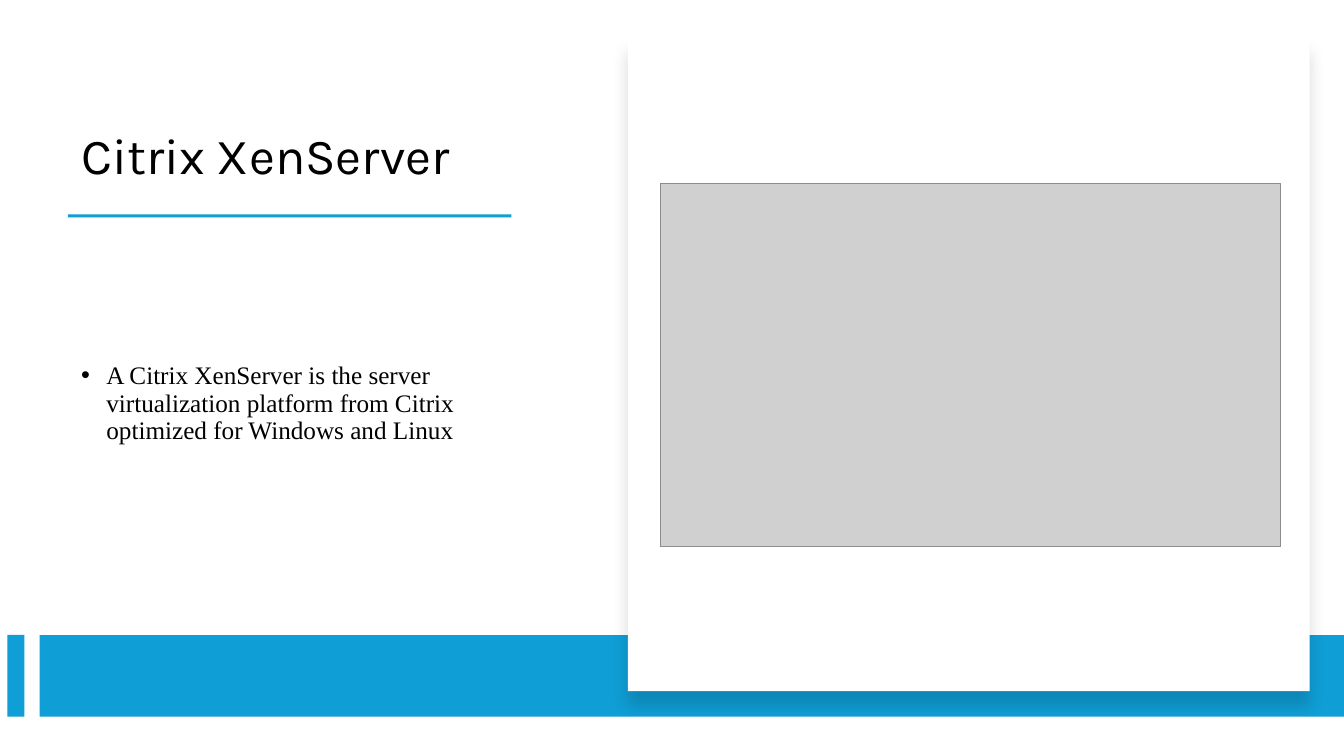
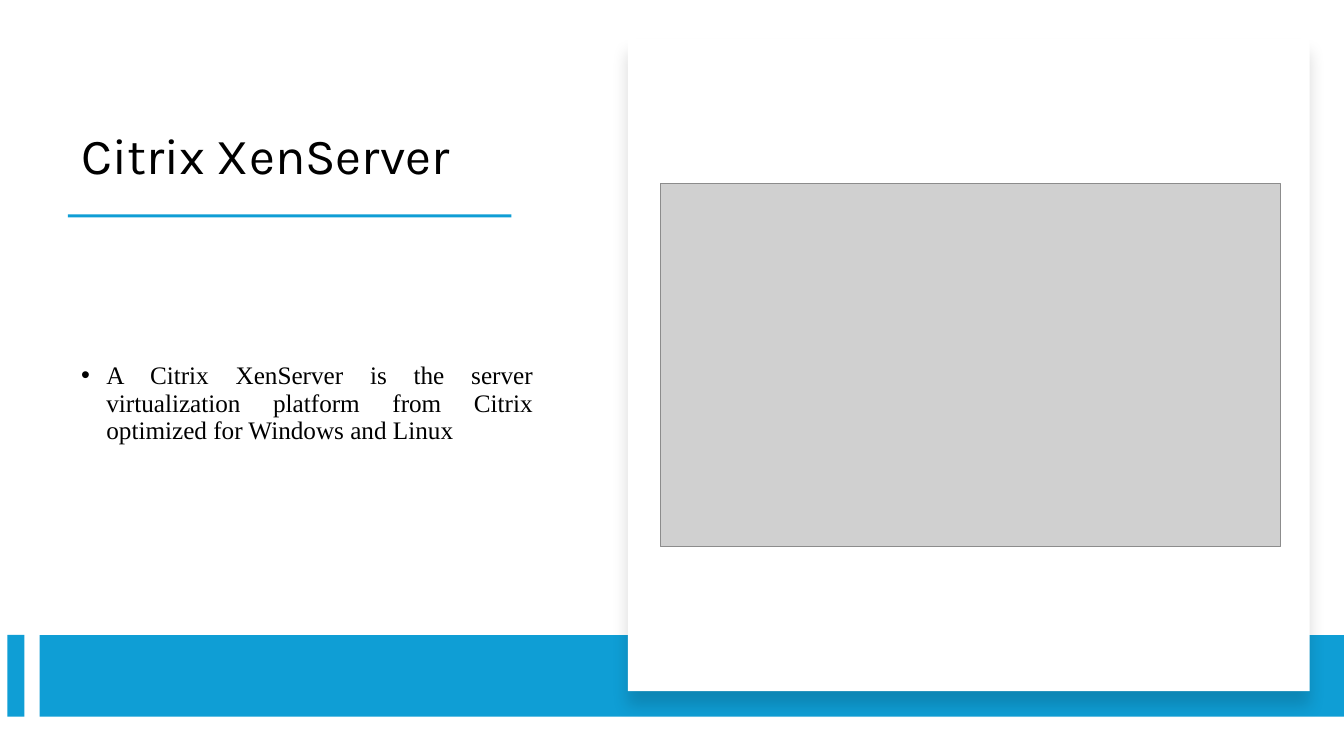
Before and after one commit to rashapaath/Cloud-Computing, a slide deck: slide 8 of Presentations/Presentation4.pptx. Drawn at 1344x756 pixels with LibreOffice and Linux fonts; fonts in the diff are those of the drawing; grey boxes stand for pictures. Boxes give left, top, right and bottom in pixels: in the first picture for what was removed or moved away, otherwise in the second. Text is boxed around its words. In the diff, an @@ line names an element or a change of style, - is before the commit and + after.

```diff
--- a/Presentations/Presentation4.pptx
+++ b/Presentations/Presentation4.pptx
@@ text "A Citrix XenServer is the ..." at [106,366,533,445]: alignment left to justified @@
```
Also in this commit, not shown: 1 other slide changed, 4 slides added, 3 other files.
